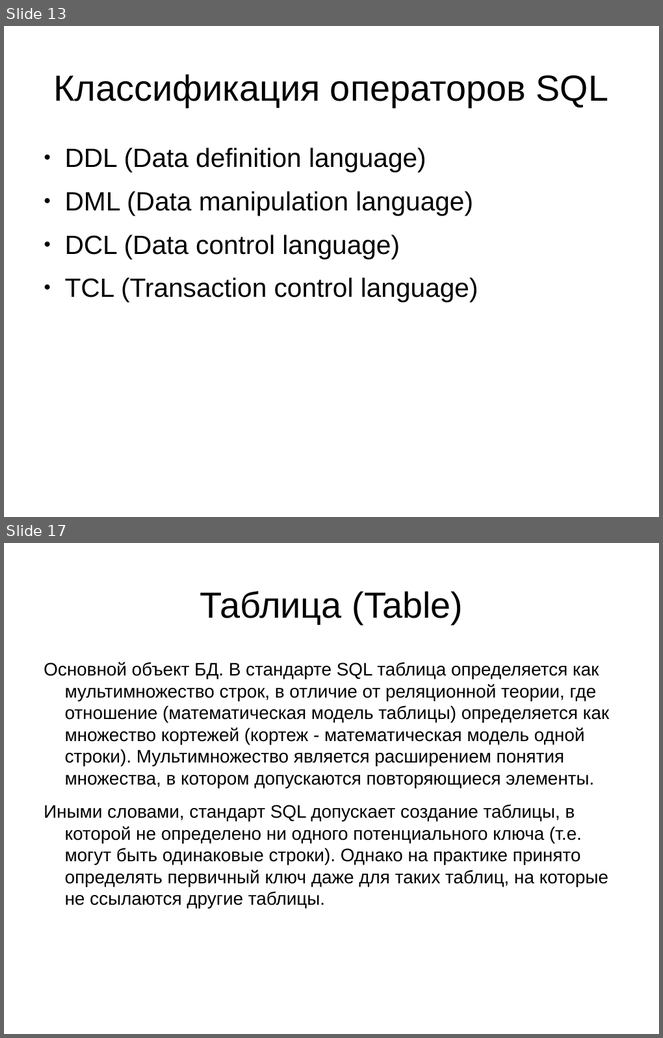
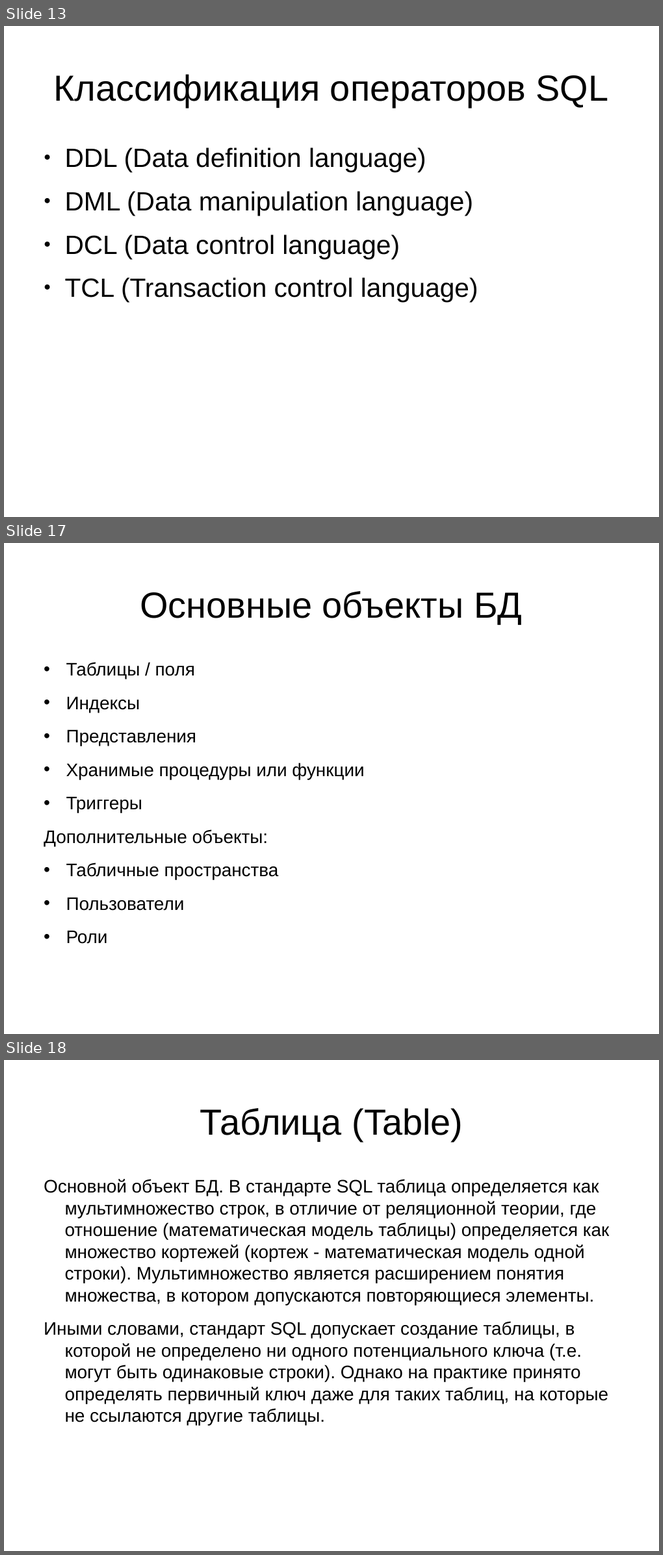
Before and after one commit to Rust1k/dbCourse, a slide deck: presentations/lesson 1.pptx. Shown one above the other, each under a label of ours: slides 13 and 17 before the commit, slides 13, 17 and 18 after it; the slides between them are not shown. The pictures are 663x1038 and 663x1555 pixels, drawn with LibreOffice and Linux fonts; fonts in the diff are those of the drawing. Boxes give left, top, right and bottom in pixels: in the first picture for what was removed or moved away, otherwise in the second. Text is boxed around its words. In the diff, an @@ line names an element or a change of style, - is before the commit and + after.

```diff
--- a/presentations/lesson 1.pptx
+++ b/presentations/lesson 1.pptx
@@ slide 17 added at <box>4,543,659,1034</box>, background #FFFFFF @@
@@ text added at <box>140,591,522,624</box>, 44 pt, text #000000 @@
+Основные объекты БД
@@ text added at <box>44,662,364,944</box>, 22 pt, text #000000 @@
+• Таблицы / поля
+• Индексы
+• Представления
+• Хранимые процедуры или функции
+• Триггеры
+Дополнительные объекты:
+• Табличные пространства
+• Пользователи
+• Роли
@@ what was slide 17 is now slide 18 @@
```
Also in this commit, not shown: 6 slides changed, 1 other file.
